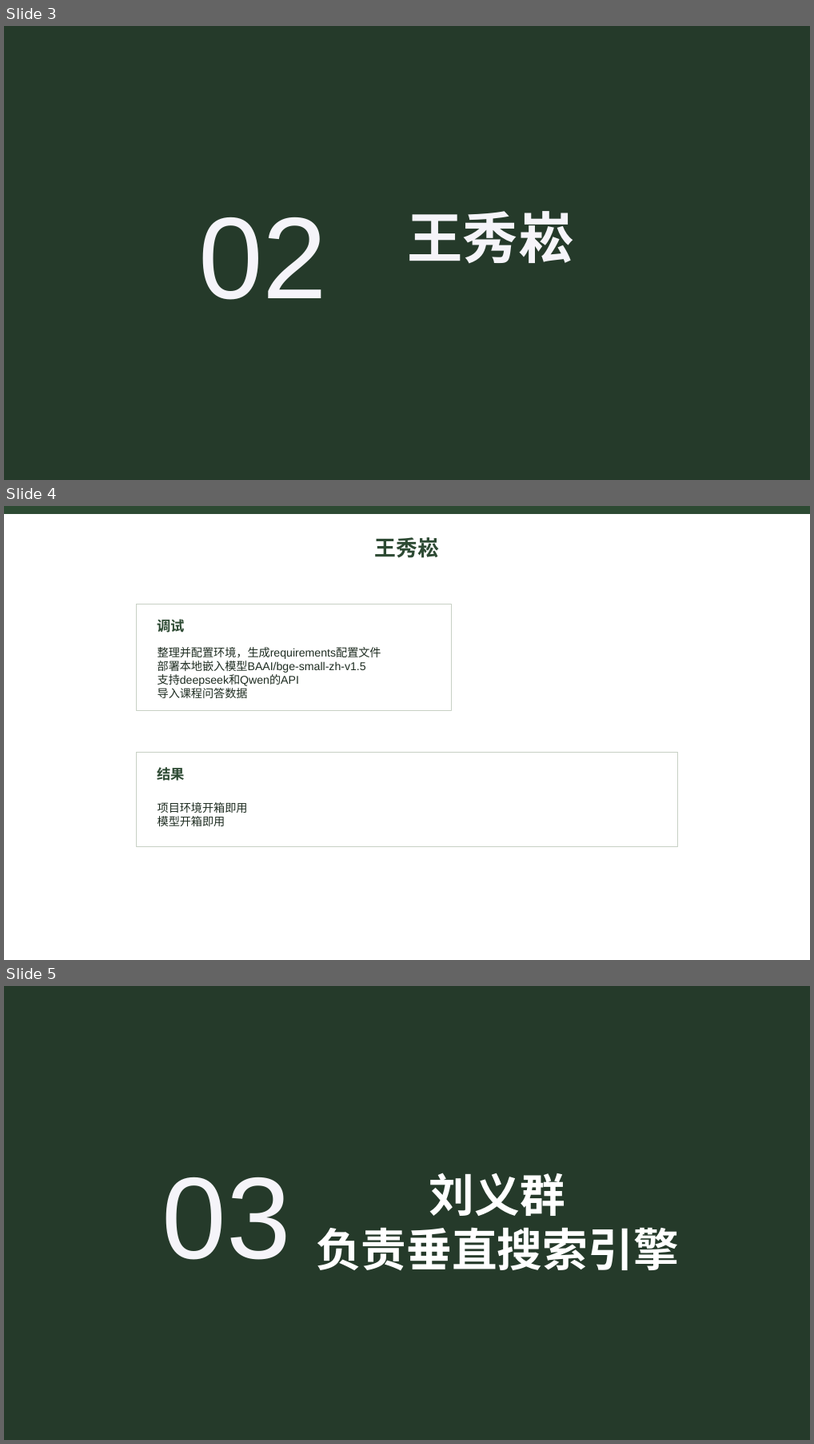
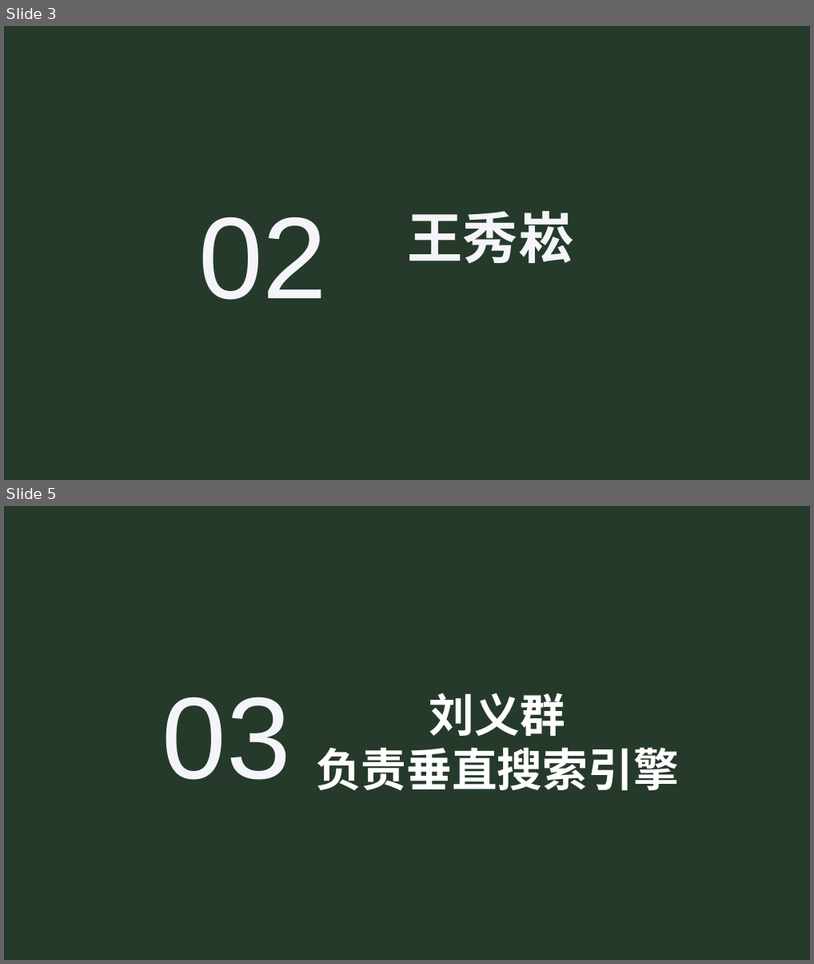
Before and after one commit to fivekilo/myrag, a slide deck: report/搜索引擎总结.pptx. Shown one above the other, each under a label of ours: slides 3, 4 and 5 before the commit, slides 3 and 5 after it; the slides between them are not shown. The pictures are 814x1444 and 814x964 pixels, drawn with LibreOffice and Linux fonts; fonts in the diff are those of the drawing. Boxes give left, top, right and bottom in pixels: in the first picture for what was removed or moved away, otherwise in the second. Text is boxed around its words. In the diff, an @@ line names an element or a change of style, - is before the commit and + after.

Commit message:
王秀崧报告部分

```diff
--- a/report/搜索引擎总结.pptx
+++ b/report/搜索引擎总结.pptx
@@ slide 4 removed at <box>4,506,810,960</box>, background #FFFFFF @@
@@ rectangle removed at <box>4,506,810,513</box> @@
@@ text removed at <box>375,537,439,558</box> @@
-王秀崧
@@ rectangle removed at <box>137,604,452,711</box> @@
@@ text removed at <box>158,619,186,632</box> @@
-调试
@@ text removed at <box>158,647,382,698</box> @@
-整理并配置环境，生成requirements配置文件
-部署本地嵌入模型BAAI/bge-small-zh-v1.5
-支持deepseek和Qwen的API
-导入课程问答数据
@@ rectangle removed at <box>137,752,678,846</box> @@
@@ text removed at <box>158,767,186,780</box> @@
-结果
@@ text removed at <box>158,802,248,826</box> @@
-项目环境开箱即用
-模型开箱即用
```
Also in this commit, not shown: 1 slide added, 2 other files.
